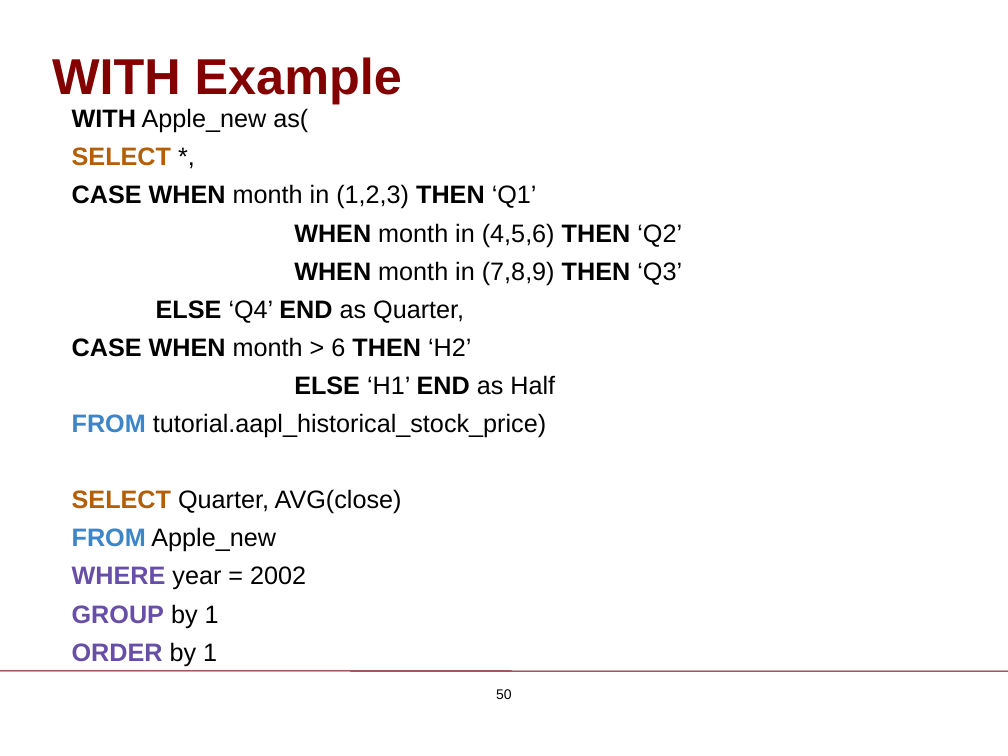
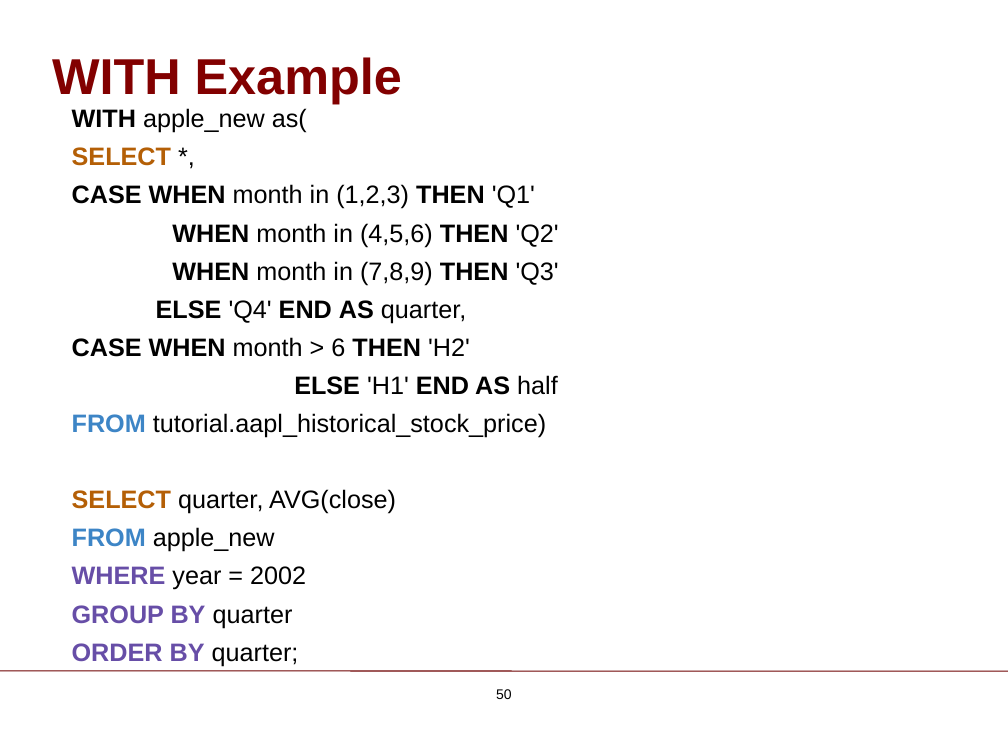
Before and after one commit to ChicagoBoothAnalytics/site, a slide deck: slide 50 of zzz MEDIA/SQL Basics.pptx. Drawn at 1008x756 pixels with LibreOffice and Linux fonts; fonts in the diff are those of the drawing; background and template pictures are left out. Boxes give left, top, right and bottom in pixels: in the first picture for what was removed or moved away, otherwise in the second. Text is boxed around its words. In the diff, an @@ line names an element or a change of style, - is before the commit and + after.

```diff
--- a/zzz MEDIA/SQL Basics.pptx
+++ b/zzz MEDIA/SQL Basics.pptx
@@ text at bbox=[72, 108, 307, 133]: text changed @@
-WITH Apple_new as(
+WITH apple_new as(
@@ text at bbox=[72, 184, 559, 395]: text changed @@
-CASE WHEN month in (1,2,3) THEN ‘Q1’
-WHEN month in (4,5,6) THEN ‘Q2’
-WHEN month in (7,8,9) THEN ‘Q3’
-ELSE ‘Q4’ END as Quarter,
-CASE WHEN month > 6 THEN ‘H2’
-ELSE ‘H1’ END as Half
+CASE WHEN month in (1,2,3) THEN 'Q1'
+WHEN month in (4,5,6) THEN 'Q2'
+WHEN month in (7,8,9) THEN 'Q3'
+ELSE 'Q4' END AS quarter,
+CASE WHEN month > 6 THEN 'H2'
+ELSE 'H1' END AS half
@@ text at bbox=[72, 489, 396, 552]: text changed @@
-SELECT Quarter, AVG(close)
-FROM Apple_new
+SELECT quarter, AVG(close)
+FROM apple_new
@@ text at bbox=[72, 605, 299, 666]: text changed; text colour #674EA7 to #000000; bold off @@
-GROUP by 1
-ORDER by 1
+GROUP BY quarter
+ORDER BY quarter;
```
Also in this commit, not shown: 43 other slides changed, 1 other file.
